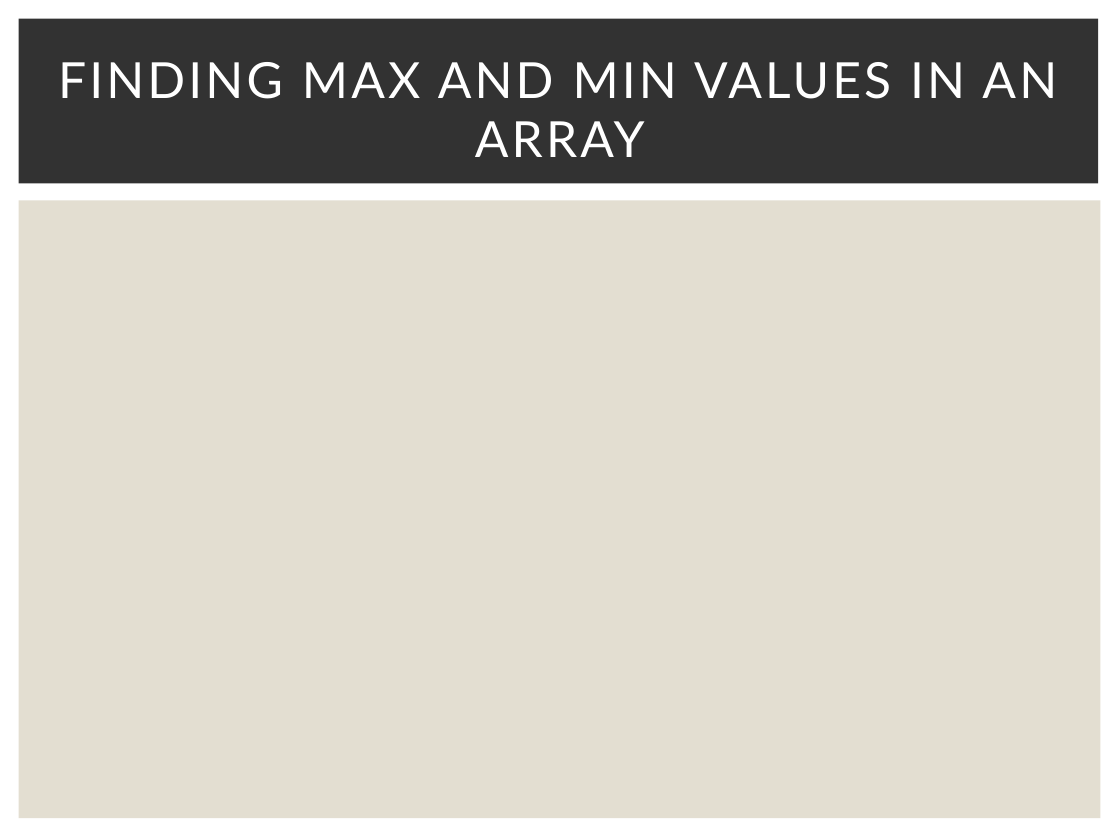
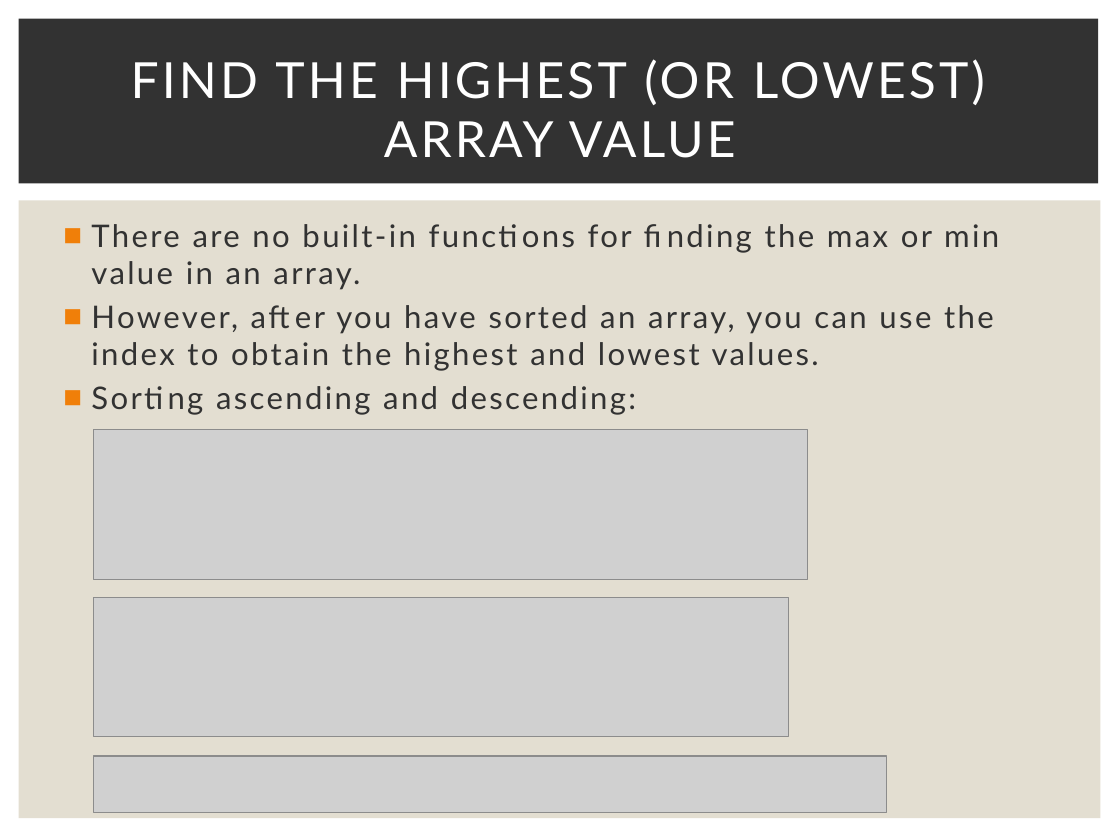
Before and after one commit to Karamihova/Fundamentals-JS, a slide deck: slide 63 of Programming Prep.pptx (slide 58 before the commit). Drawn at 1120x840 pixels with LibreOffice and Linux fonts; fonts in the diff are those of the drawing; grey boxes stand for pictures. Boxes give left, top, right and bottom in pixels: in the first picture for what was removed or moved away, otherwise in the second. Text is boxed around its words. In the diff, an @@ line names an element or a change of style, - is before the commit and + after.

```diff
--- a/Programming Prep.pptx
+++ b/Programming Prep.pptx
@@ title at <box>131,59,985,158</box>: text changed @@
-FINDING MAX AND MIN VALUES IN AN ARRAY
+FIND THE HIGHEST (OR LOWEST) ARRAY VALUE
@@ text added at <box>91,224,999,414</box>, 20 pt, text #323232 @@
+■ There are no built-in functions for finding the max or min value in an array.
+■ However, after you have sorted an array, you can use the index to obtain the highest and lowest values.
+■ Sorting ascending and descending:
@@ picture added at <box>93,429,808,579</box> @@
@@ picture added at <box>93,597,788,736</box> @@
@@ picture added at <box>93,756,886,812</box> @@
```
Also in this commit, not shown: 21 slides added.
